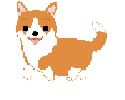
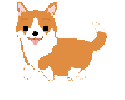
Layered file, before and after one edit (125px x 100px). Changes by layer:
painted on "Layer 1" over [16, 1, 109, 82]
